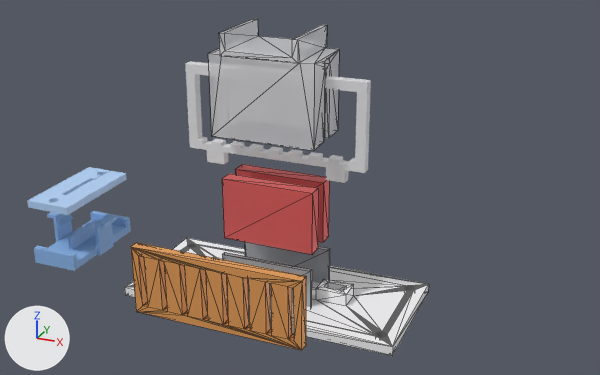
The Blender file 2-0/magnit/Магнит_проба_стол86.blend: old version first, new version second.
Before and after are seen from a 50 mm lens placed at (98.9, -216.8, 124.2), pointed at (8.6, -1.5, 29.3). The axes (+X, +Y, +Z) are drawn at lower left. The lights are the same throughout. The first picture is the older version. Mesh edges are drawn as thin lines on the coarser meshes.

In view in the first picture: '8 катушек (провод 0.3)', 'U-скоба с ложем', 'магниты 20×10×5 N52', 'оправка: прижимная щёчка', 'оправка: щёчка с сердечником и защёлками', 'основа', 'рамка катушек', 'стальные пластинки 1.5'.
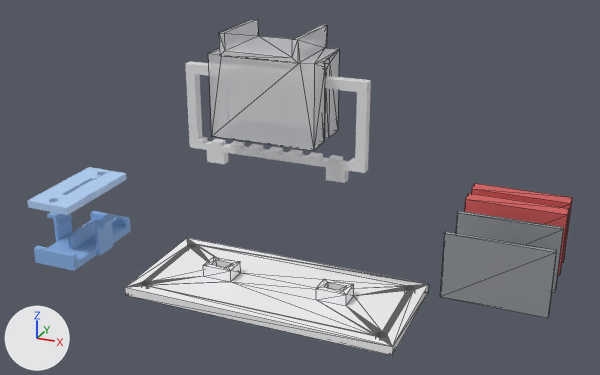
What differs and where, as boxes [x1, y1, x2, y2] in the pictures (600 x 375 px):
```json
{"object": "стальные пластинки 1.5", "change": "moved", "before": [222, 242, 330, 307], "after": [440, 211, 564, 318]}
{"object": "8 катушек (провод 0.3)", "change": "deleted", "before": [131, 243, 306, 350], "on screen": "orange"}
{"object": "магниты 20×10×5 N52", "change": "moved", "before": [222, 164, 330, 254], "after": [464, 183, 573, 275]}
```

The change, as JSON lines over the scene's bpy script:
```json
{"op": "remove", "block": "ob_8_катушек__провод_0_3", "code": ["ob_8_катушек__провод_0_3 = bpy.data.objects.new('8 катушек (провод 0.3)', me_mag_katushki_proverka)", "ob_8_катушек__провод_0_3.location = (0.0, -40.0, 0.0)"]}
{"op": "set", "path": "ob_магниты_20_10_5_n52.location", "old": "(0.0, 0.0, -35.0)", "new": "(70.0, 25.0, -40.0)"}
{"op": "set", "path": "ob_стальные_пластинки_1_5.location", "old": "(0.0, 0.0, -60.0)", "new": "(70.0, 0.0, -40.0)"}
```
